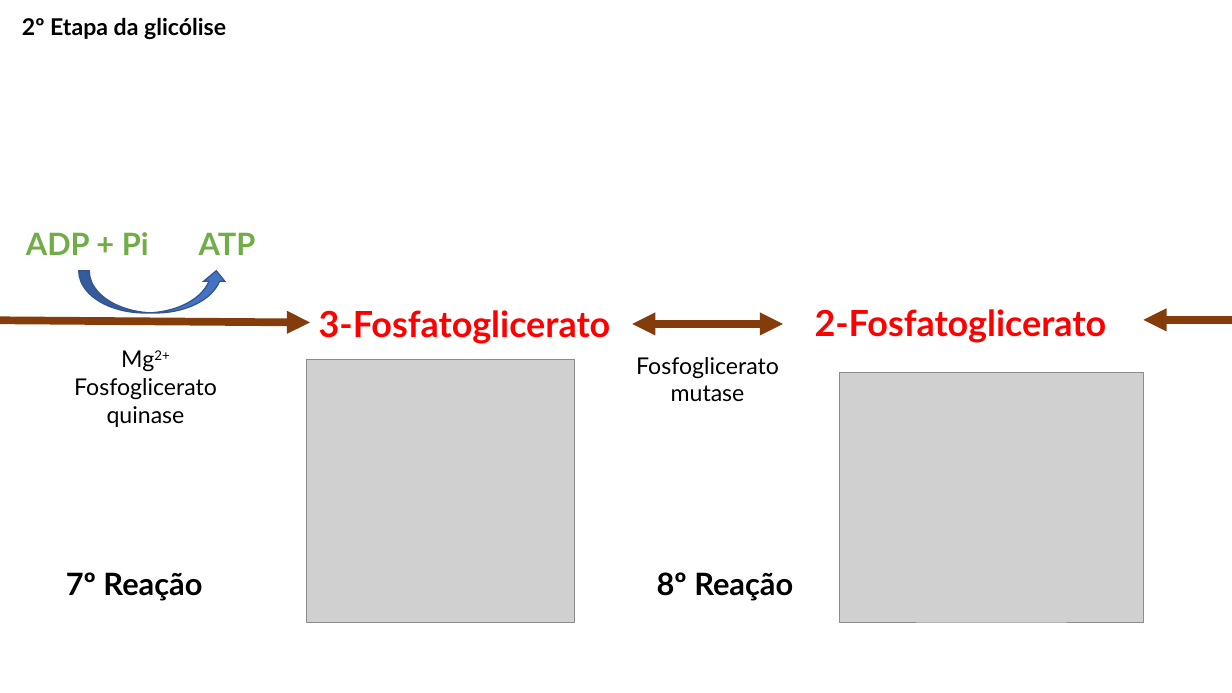
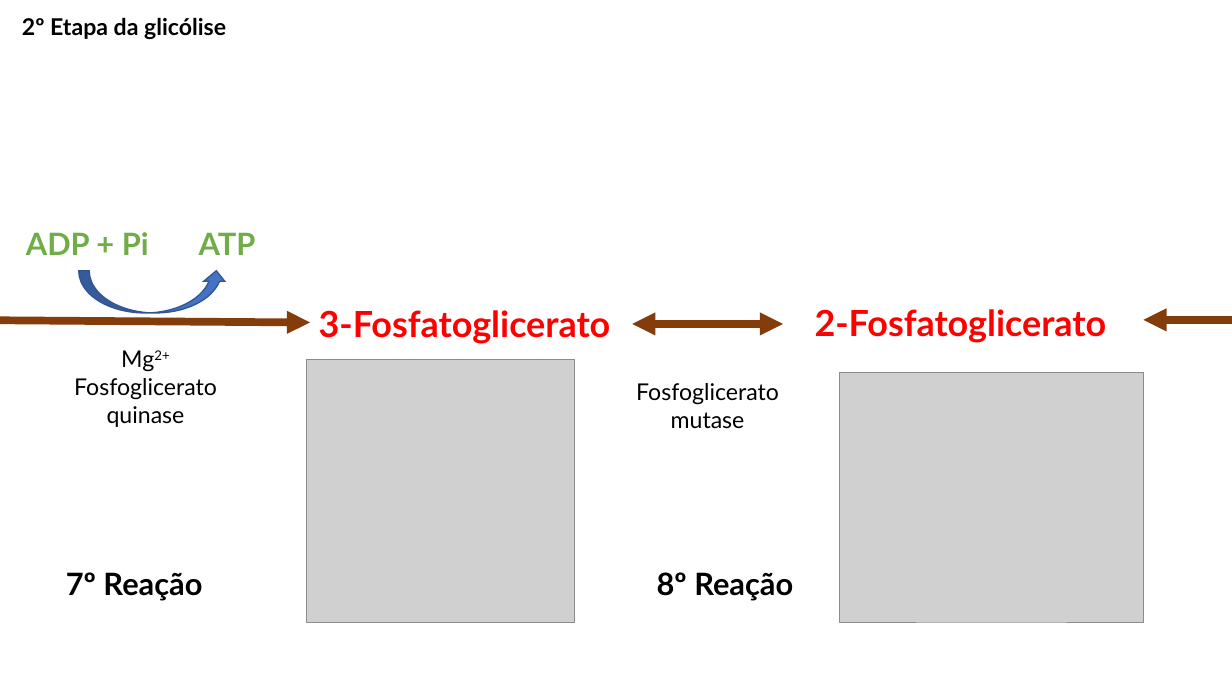
Before and after one commit to daniloasdotcom/Bioquimica-com-Danilo, a slide deck: slide 20 of assets/aulas/glicolise.pptx (slide 21 before the commit). Drawn at 1232x693 pixels with LibreOffice and Linux fonts; fonts in the diff are those of the drawing; grey boxes stand for pictures. Boxes give left, top, right and bottom in pixels: in the first picture for what was removed or moved away, otherwise in the second. Text is boxed around its words. In the diff, an @@ line names an element or a change of style, - is before the commit and + after.

```diff
--- a/assets/aulas/glicolise.pptx
+++ b/assets/aulas/glicolise.pptx
@@ text "Fosfoglicerato mutase" moved from (x1=636, y1=357, x2=779, y2=402) to (x1=636, y1=383, x2=779, y2=429) @@
```
Also in this commit, not shown: 10 other slides changed, 4 slides added, 2 slides removed, 3 other files.
